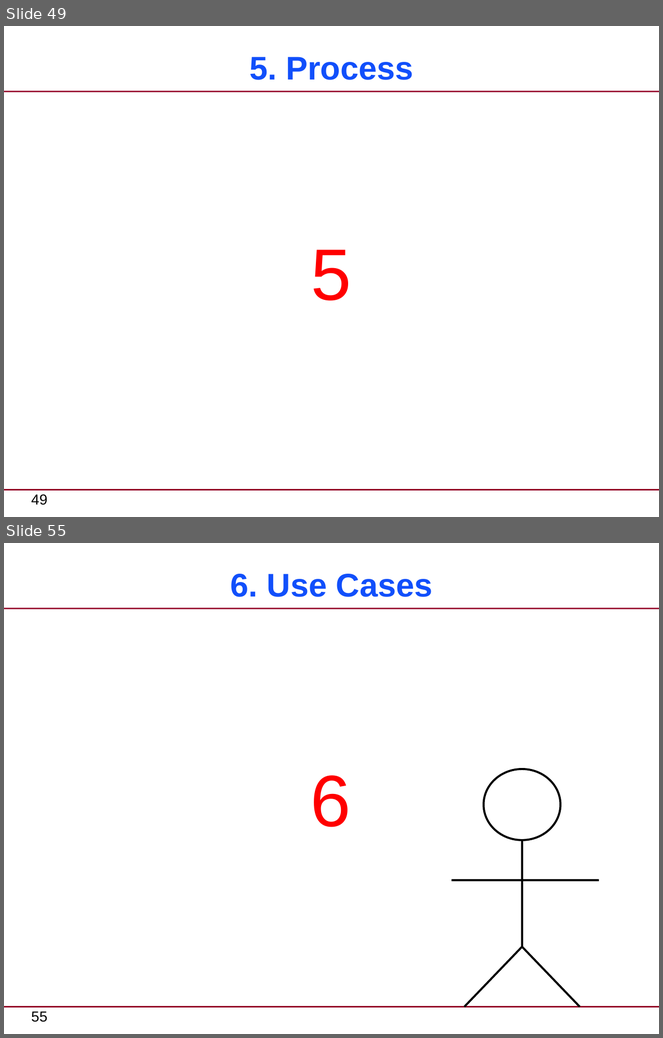
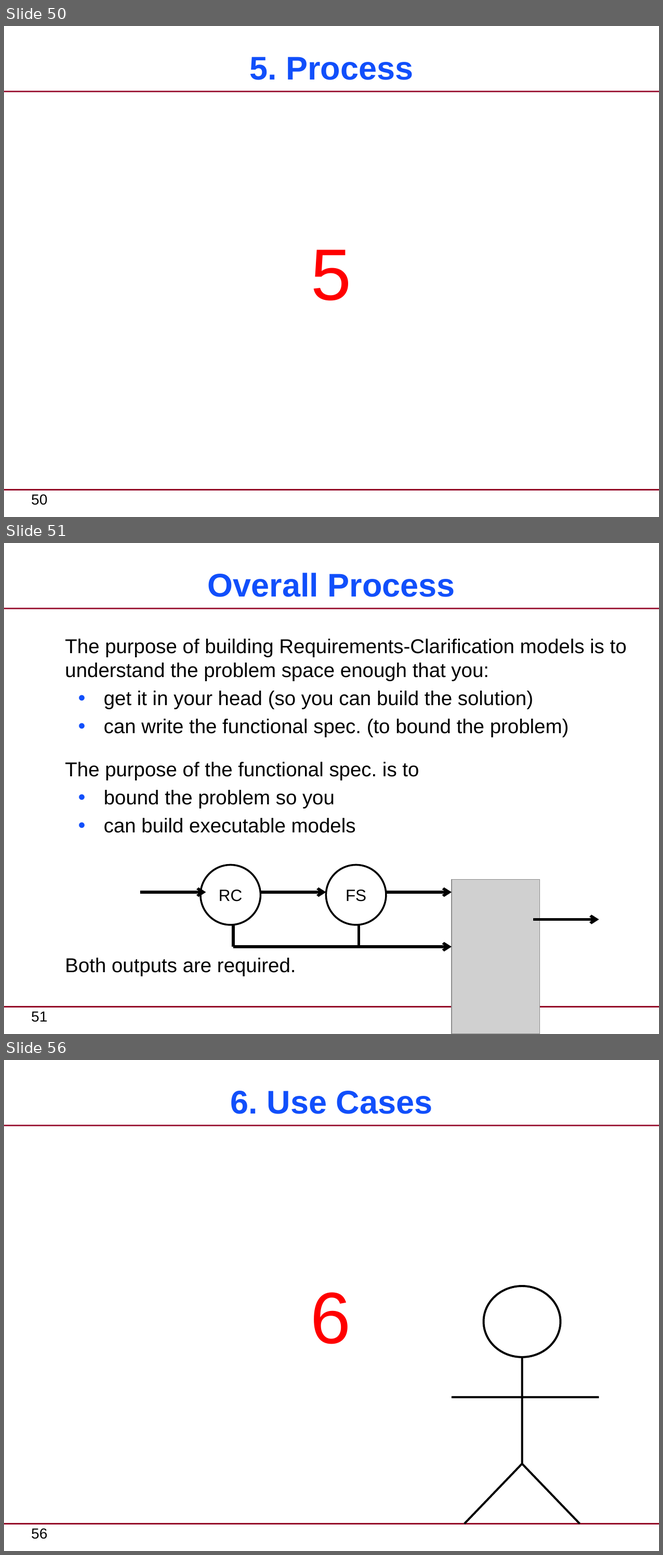
Before and after one commit to xtuml/training, a slide deck: courses/xtUML-Modeling/Requirements-Clarification/RequirementsClarification-CourseSlides.pptx. Shown one above the other, each under a label of ours: slides 49 and 55 before the commit, slides 50, 51 and 56 after it; the slides between them are not shown. The pictures are 663x1038 and 663x1555 pixels, drawn with LibreOffice and Linux fonts; fonts in the diff are those of the drawing; grey boxes stand for pictures. Boxes give left, top, right and bottom in pixels: in the first picture for what was removed or moved away, otherwise in the second. Text is boxed around its words. In the diff, an @@ line names an element or a change of style, - is before the commit and + after.

```diff
--- a/courses/xtUML-Modeling/Requirements-Clarification/RequirementsClarification-CourseSlides.pptx
+++ b/courses/xtUML-Modeling/Requirements-Clarification/RequirementsClarification-CourseSlides.pptx
@@ slide 51 added at <box>4,543,659,1034</box>, background #FFFFFF; not listed: 3 template elements that a slide beside it also shows @@
@@ title added at <box>208,573,455,597</box>, 36 pt, text #114FFB, bold @@
+Overall Process
@@ text added at <box>65,639,627,977</box>, 22 pt, text #000000 @@
+The purpose of building Requirements-Clarification models is to understand the problem space enough that you:
+  ● get it in your head (so you can build the solution)
+  ● can write the functional spec. (to bound the problem)
+The purpose of the functional spec. is to
+  ● bound the problem so you
+  ● can build executable models
+Both outputs are required.
@@ ellipse added at <box>201,865,261,926</box>, outline #000000 2 pt, 18 pt, text #000000 @@
+RC
@@ ellipse added at <box>326,865,387,926</box>, outline #000000 2 pt, 18 pt, text #000000 @@
+FS
@@ picture added at <box>452,880,540,1034</box> @@
@@ arrow added from (140, 892) to (206, 892), #000000 3 pt @@
@@ arrow added from (261, 892) to (326, 892), #000000 3 pt @@
@@ arrow added from (386, 892) to (452, 892), #000000 3 pt @@
@@ line added from (233, 925) to (233, 947), #000000 3 pt @@
@@ line added from (359, 925) to (359, 947), #000000 3 pt @@
@@ arrow added from (533, 919) to (599, 919), #000000 3 pt @@
@@ arrow added from (233, 947) to (452, 947), #000000 3 pt @@
@@ what was slide 49 is now slide 50 @@
@@ page number at <box>31,495,47,505</box>: text changed @@
-49
+50
@@ what was slide 55 is now slide 56 @@
@@ page number at <box>31,1529,47,1539</box>: text changed @@
-55
+56
```
Also in this commit, not shown: 6 slides changed, 7 other slides added, 5 slides removed.
